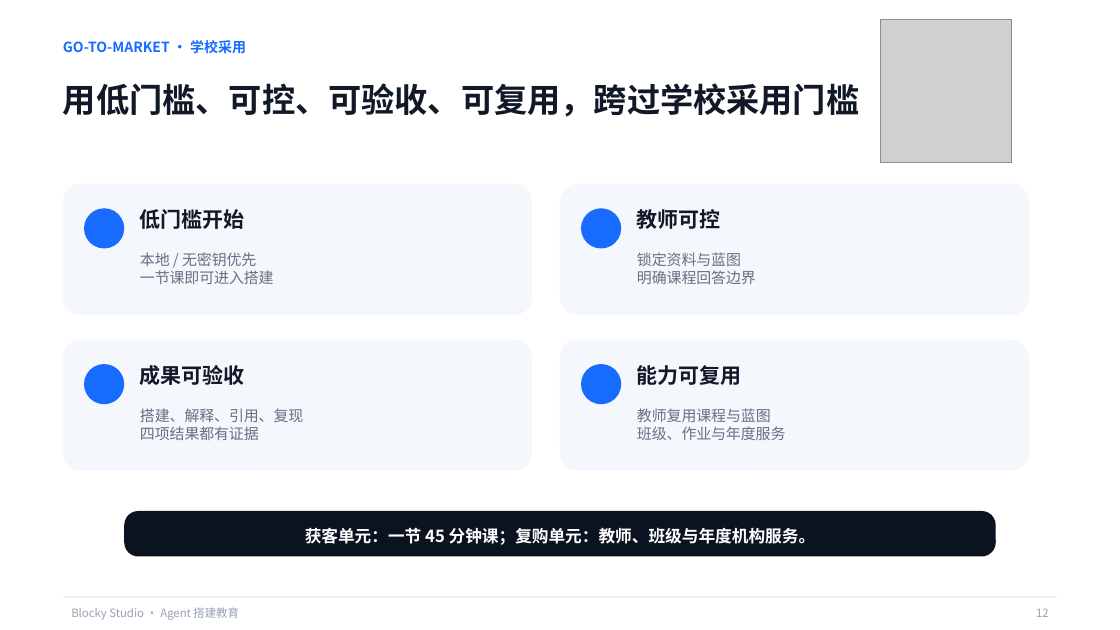
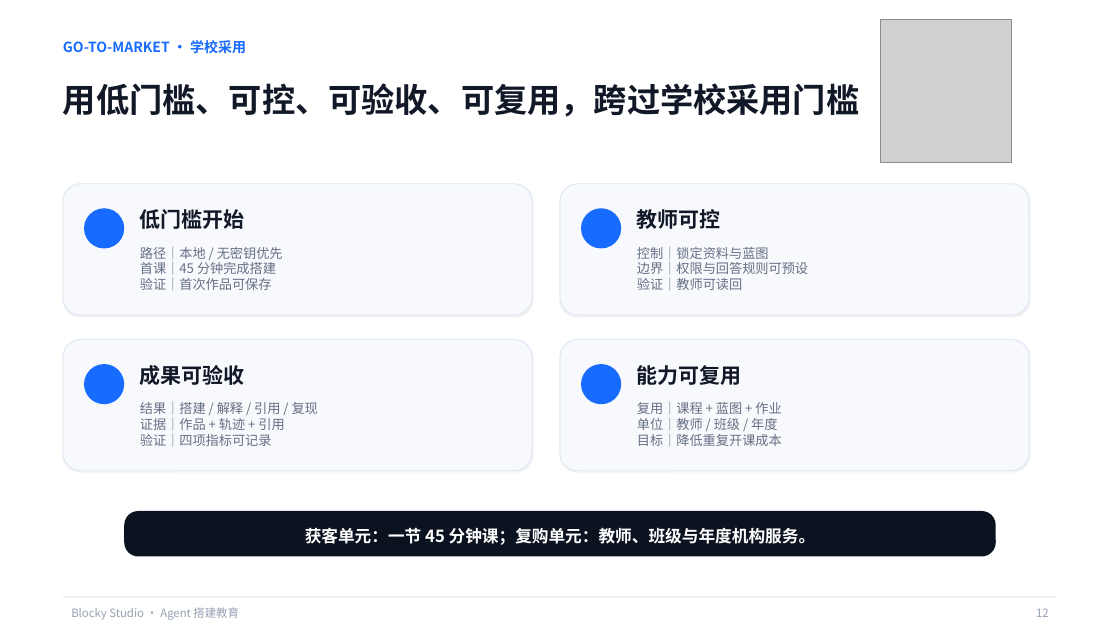
Before and after one commit to q2955161835-debug/Blocky-AI, a slide deck: slide 12 of PPT与商业计划书/Blocky-Studio-息壤杯-AI+教育.pptx. Drawn at 1120x630 pixels with LibreOffice and Linux fonts; fonts in the diff are those of the drawing; grey boxes stand for pictures. Boxes give left, top, right and bottom in pixels: in the first picture for what was removed or moved away, otherwise in the second. Text is boxed around its words. In the diff, an @@ line names an element or a change of style, - is before the commit and + after.

```diff
--- a/PPT与商业计划书/Blocky-Studio-息壤杯-AI+教育.pptx
+++ b/PPT与商业计划书/Blocky-Studio-息壤杯-AI+教育.pptx
@@ text at bbox=[140, 247, 283, 290]: text changed; size 12.8 to 11.2 pt @@
-本地 / 无密钥优先
-一节课即可进入搭建
+路径｜本地 / 无密钥优先
+首课｜45 分钟完成搭建
+验证｜首次作品可保存
@@ text at bbox=[637, 247, 808, 290]: text changed; size 12.8 to 11.2 pt @@
-锁定资料与蓝图
-明确课程回答边界
+控制｜锁定资料与蓝图
+边界｜权限与回答规则可预设
+验证｜教师可读回
@@ fill #F4F7FB to #F7F9FC; outline none to #DCE6F5 0.75 pt; shadow on in 4 elements at bbox=[63, 184, 532, 315], bbox=[560, 184, 1029, 315], bbox=[63, 339, 532, 471], bbox=[560, 339, 1029, 471] @@
@@ text at bbox=[140, 402, 318, 446]: text changed; size 12.8 to 11.2 pt @@
-搭建、解释、引用、复现
-四项结果都有证据
+结果｜搭建 / 解释 / 引用 / 复现
+证据｜作品 + 轨迹 + 引用
+验证｜四项指标可记录
@@ text at bbox=[637, 402, 782, 446]: text changed; size 12.8 to 11.2 pt @@
-教师复用课程与蓝图
-班级、作业与年度服务
+复用｜课程 + 蓝图 + 作业
+单位｜教师 / 班级 / 年度
+目标｜降低重复开课成本
```
Also in this commit, not shown: 9 other slides changed, 1 other file.
